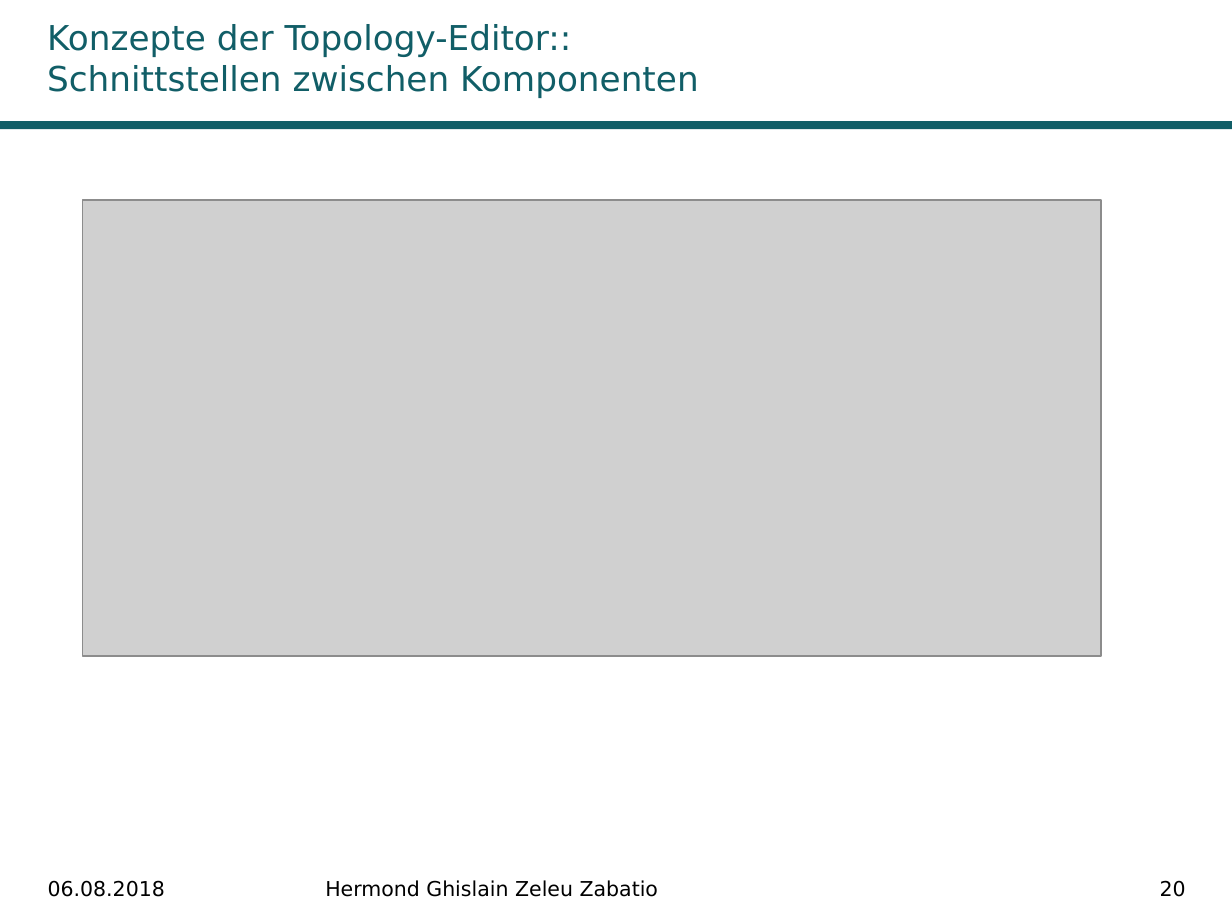
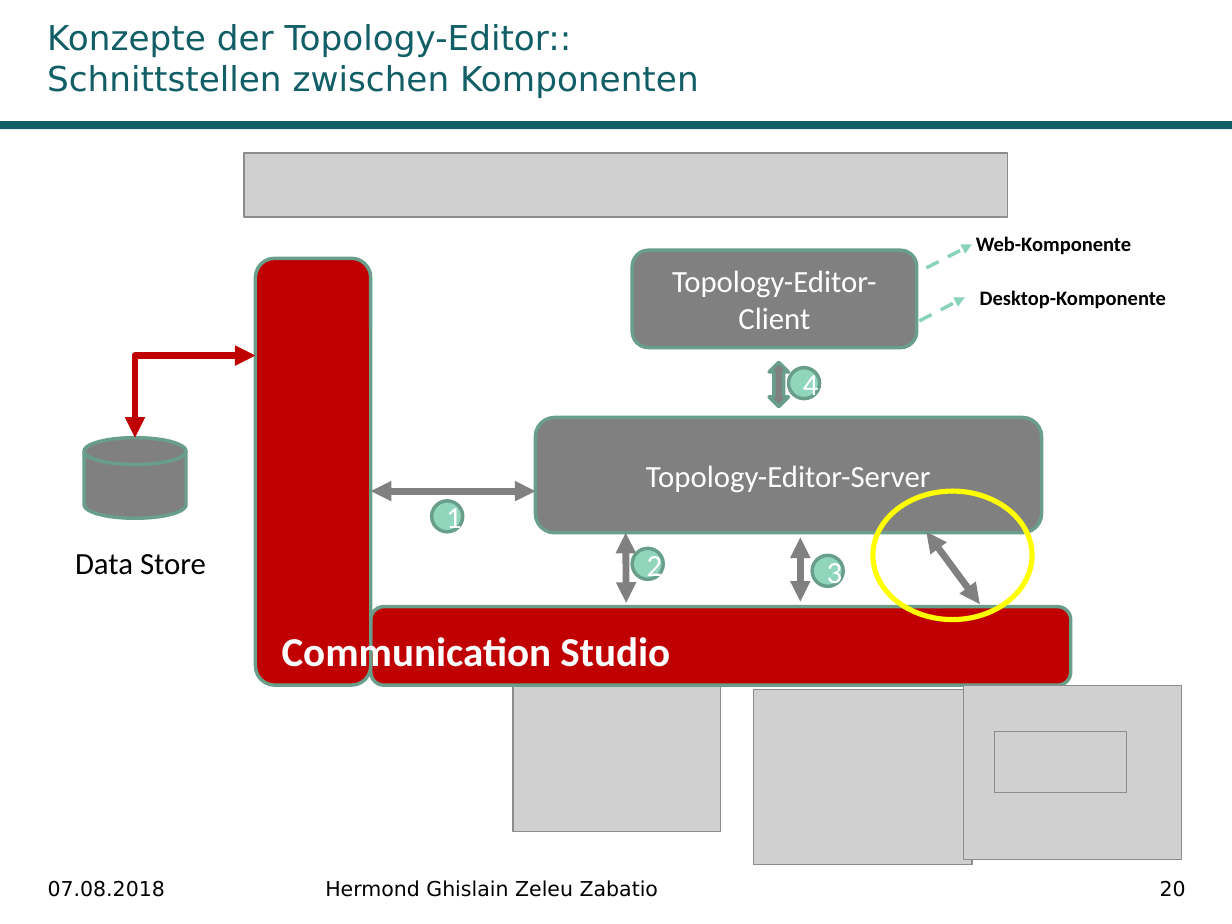
Before and after one commit to Ghislain1/zoe-fb-app, a slide deck: slide 20 of Master-Abschluss.pptx. Drawn at 1232x924 pixels with LibreOffice and Linux fonts; fonts in the diff are those of the drawing; grey boxes stand for pictures; background and template pictures are left out. Boxes give left, top, right and bottom in pixels: in the first picture for what was removed or moved away, otherwise in the second. Text is boxed around its words. In the diff, an @@ line names an element or a change of style, - is before the commit and + after.

```diff
--- a/Master-Abschluss.pptx
+++ b/Master-Abschluss.pptx
@@ picture added at <box>244,153,1008,217</box> @@
@@ picture removed at <box>83,200,1101,655</box> @@
@@ text added at <box>976,236,1131,255</box>, 12 pt, text #000000, bold @@
+Web-Komponente
@@ rounded rectangle added at <box>255,259,371,685</box>, fill #C00000, outline #6A9E8C 2 pt @@
@@ rounded rectangle added at <box>632,250,917,347</box>, fill #808080, outline #6A9E8C 2 pt, 18 pt, text #FFFFFF @@
+Topology-Editor-Client
@@ arrow added from (926, 269) to (972, 244), #8AD3B9 2 pt dashed @@
@@ arrow added from (919, 320) to (965, 297), #8AD3B9 2 pt dashed @@
@@ text added at <box>980,290,1166,309</box>, 12 pt, text #000000, bold @@
+Desktop-Komponente
@@ elbow double arrow added from (136, 437) to (255, 356), #C00000 4 pt @@
@@ up down arrow added at <box>769,362,788,407</box>, fill #808080, outline #6A9E8C 2 pt @@
@@ ellipse added at <box>788,367,819,398</box>, fill #8FD6BD, outline #6A9E8C 2 pt, 18 pt, text #FFFFFF @@
+4
@@ rounded rectangle added at <box>536,418,1042,533</box>, fill #808080, outline #6A9E8C 2 pt, 18 pt, text #FFFFFF @@
+Topology-Editor-Server
@@ cylinder added at <box>84,437,186,517</box>, fill #808080, outline #6A9E8C 2 pt @@
@@ double arrow added from (371, 492) to (536, 492), #808080 4 pt @@
@@ ellipse added at <box>431,501,462,532</box>, fill #8FD6BD, outline #6A9E8C 2 pt, 18 pt, text #FFFFFF @@
+1
@@ ellipse added at <box>873,492,1032,620</box>, outline #FFFF00 3 pt @@
@@ double arrow added from (626, 602) to (626, 532), #808080 4 pt @@
@@ double arrow added from (801, 601) to (801, 537), #808080 4 pt @@
@@ double arrow added from (979, 604) to (926, 532), #808080 4 pt @@
@@ text added at <box>75,554,206,575</box>, 18 pt, text #000000 @@
+Data Store
@@ ellipse added at <box>632,548,663,579</box>, fill #8FD6BD, outline #6A9E8C 2 pt, 18 pt, text #FFFFFF @@
+2
@@ ellipse added at <box>812,556,843,586</box>, fill #8FD6BD, outline #6A9E8C 2 pt, 18 pt, text #FFFFFF @@
+3
@@ rounded rectangle added at <box>371,606,1071,685</box>, fill #C00000, outline #6A9E8C 2 pt @@
@@ text added at <box>282,633,670,677</box>, 24 pt, text #FFFFFF, bold @@
+Communication Studio
@@ picture added at <box>513,676,721,832</box> @@
@@ picture added at <box>963,685,1181,860</box> @@
@@ picture added at <box>754,690,972,865</box> @@
@@ picture added at <box>994,732,1126,792</box> @@
@@ text at <box>48,880,165,897</box>: text changed @@
-06.08.2018
+07.08.2018
```
Also in this commit, not shown: 28 other slides changed, 2 other files.
